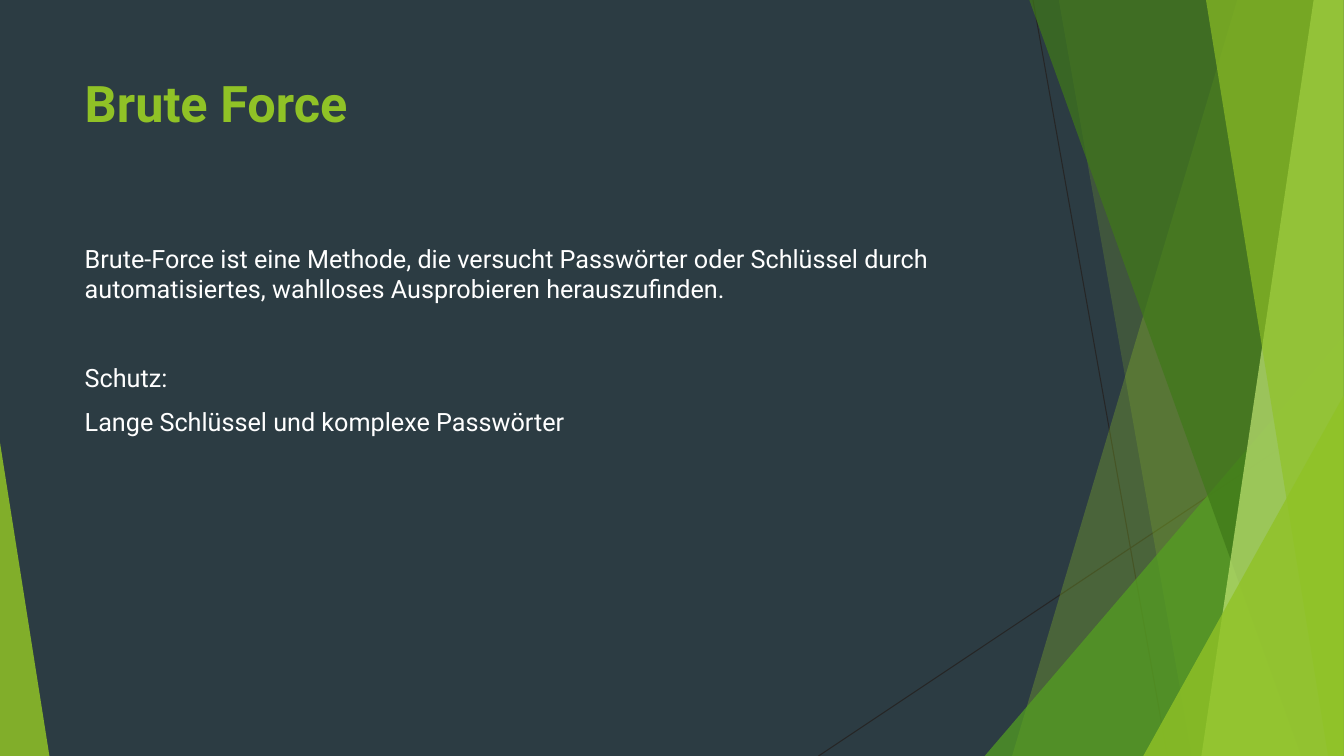
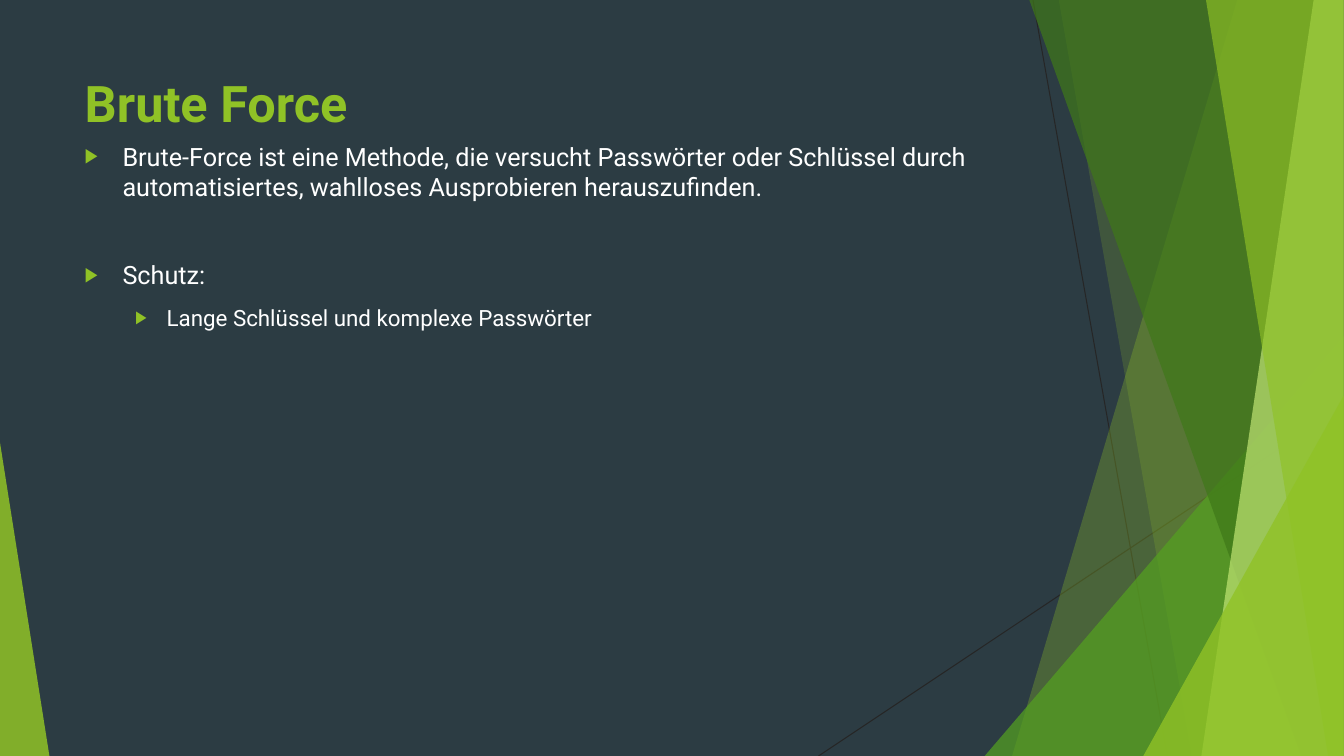
Before and after one commit to StefanSchuck/JohnTheRipperVortrag, a slide deck: slide 8 of Vortrag.pptx. Drawn at 1344x756 pixels with LibreOffice and Linux fonts; fonts in the diff are those of the drawing. Boxes give left, top, right and bottom in pixels: in the first picture for what was removed or moved away, otherwise in the second. Text is boxed around its words. In the diff, an @@ line names an element or a change of style, - is before the commit and + after.

Commit message:
Paar Änderungen/Animationen von mir waren weg
Hab sie wieder hinzugefügt.

```diff
--- a/Vortrag.pptx
+++ b/Vortrag.pptx
@@ text "Brute-Force ist eine Methode, die ..." moved from (x1=85, y1=249, x2=927, y2=437) to (x1=123, y1=147, x2=965, y2=331) @@
@@ text "Brute-Force ist eine Methode, die ..." at (x1=123, y1=147, x2=965, y2=331): size 18 to 16 pt in "Lange Schlüssel und komplexe Passwörter"; bullet none to ▶; list level 1 to 2 in "Lange Schlüssel und komplexe Passwörter" @@
```
